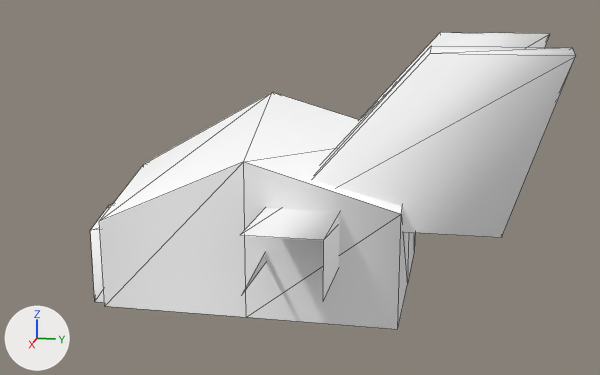
One commit to the OBJ model Assets/Art/Nova1492/GXConverted/Models/Characters/MobAndBoss/datan_common_mobbody6_aafd84b9.obj: the scene before it, then after it.
Before and after are seen from a 50 mm camera at (3.73, 0.91, 1.38) aimed at (-0.02, 0.16, 0.44). The axes (+X, +Y, +Z) are drawn at lower left. The lights are the same throughout. The older version comes first. Mesh edges are drawn as thin lines. Where no turn or scale is listed for an object, it has been applied to the vertices. Vertices at exactly the same position are counted once.

Script lines for the objects in view, before the commit:
```python
me_datan_common_mobbody6_aafd84b9 = bpy.data.meshes.new('datan_common_mobbody6_aafd84b9')
me_datan_common_mobbody6_aafd84b9.from_pydata(...)  # 52 vertices, 61 faces; spans x -0.91..0.91, y -0.81..1.28, z 0.0..1.15
me_datan_common_mobbody6_aafd84b9.materials.append(mat_datan_common_mobbody6_aafd84b9)  # its picture is missing
# before: 48 (-0.91, 0.12, 0.49), 49 (0.91, 0.12, 0.49) at pixel (239, 235), 51 (0.91, 0.12, 0.25) at pixel (241, 295)
ob_datan_common_mobbody6_aafd84b9 = bpy.data.objects.new('datan_common_mobbody6_aafd84b9', me_datan_common_mobbody6_aafd84b9)
ob_datan_common_mobbody6_aafd84b9.location = (0.0, 0.0, 0.0)
```
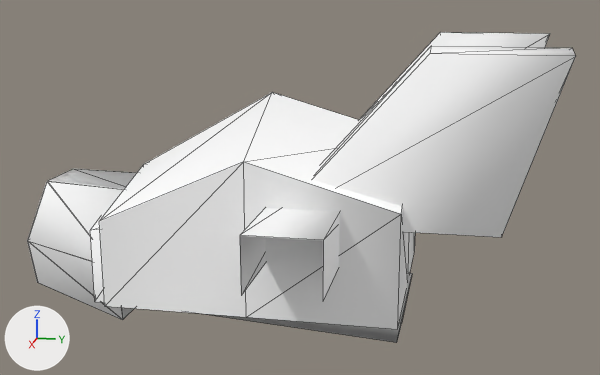
Location of each change, [x1, y1, x2, y2] in pixels of the pictures (600 x 375 px):
'datan_common_mobbody6_aafd84b9_mesh02', added: after [27, 171, 124, 320]
'datan_common_mobbody6_aafd84b9_mesh01', added: after [48, 169, 412, 343]
part 1 of me_datan_common_mobbody6_aafd84b9, added: after [240, 235, 266, 295]

The change, as a diff of the scene's bpy script:
```diff
--- a/Assets/Art/Nova1492/GXConverted/Models/Characters/MobAndBoss/datan_common_mobbody6_aafd84b9.obj.py
+++ b/Assets/Art/Nova1492/GXConverted/Models/Characters/MobAndBoss/datan_common_mobbody6_aafd84b9.obj.py
@@ me_datan_common_mobbody6_aafd84b9 @@
 # used by ob_datan_common_mobbody6_aafd84b9; location = (0.0, 0.0, 0.0)
 # verts and faces of me_datan_common_mobbody6_aafd84b9; kept vertices keep their numbers, new ones are numbered from 52
-me_datan_common_mobbody6_aafd84b9.from_pydata(...)  # 52 vertices, 61 faces; spans x -0.91..0.91, y -0.81..1.28, z 0.0..1.15
+me_datan_common_mobbody6_aafd84b9.from_pydata(...)  # 52 vertices, 62 faces; spans x -0.91..0.91, y -0.81..1.28, z 0.0..1.15
+# me_datan_common_mobbody6_aafd84b9 part 1
+faces += [(48, 51, 49)]
 me_datan_common_mobbody6_aafd84b9.materials.append(mat_datan_common_mobbody6_aafd84b9)
@@ me_datan_common_mobbody6_aafd84b9_mesh02 @@
+me_datan_common_mobbody6_aafd84b9_mesh02.from_pydata(...)  # 20 vertices, 28 faces; spans x -0.35..0.35, y -1.15..0.7, z -0.3..0.46
+me_datan_common_mobbody6_aafd84b9_mesh02.materials.append(mat_datan_common_mobbody6_aafd84b9)  # its picture is missing
@@ me_datan_common_mobbody6_aafd84b9_mesh01 @@
+me_datan_common_mobbody6_aafd84b9_mesh01.from_pydata(...)  # 20 vertices, 28 faces; spans x -0.36..0.34, y -1.15..0.7, z -0.3..0.46
+me_datan_common_mobbody6_aafd84b9_mesh01.materials.append(mat_datan_common_mobbody6_aafd84b9)  # its picture is missing
@@ ob_datan_common_mobbody6_aafd84b9_mesh02 @@
+ob_datan_common_mobbody6_aafd84b9_mesh02 = bpy.data.objects.new('datan_common_mobbody6_aafd84b9_mesh02', me_datan_common_mobbody6_aafd84b9_mesh02)
+ob_datan_common_mobbody6_aafd84b9_mesh02.location = (0.0, 0.0, 0.0)
@@ ob_datan_common_mobbody6_aafd84b9_mesh01 @@
+ob_datan_common_mobbody6_aafd84b9_mesh01 = bpy.data.objects.new('datan_common_mobbody6_aafd84b9_mesh01', me_datan_common_mobbody6_aafd84b9_mesh01)
+ob_datan_common_mobbody6_aafd84b9_mesh01.location = (0.0, 0.0, 0.0)
```
